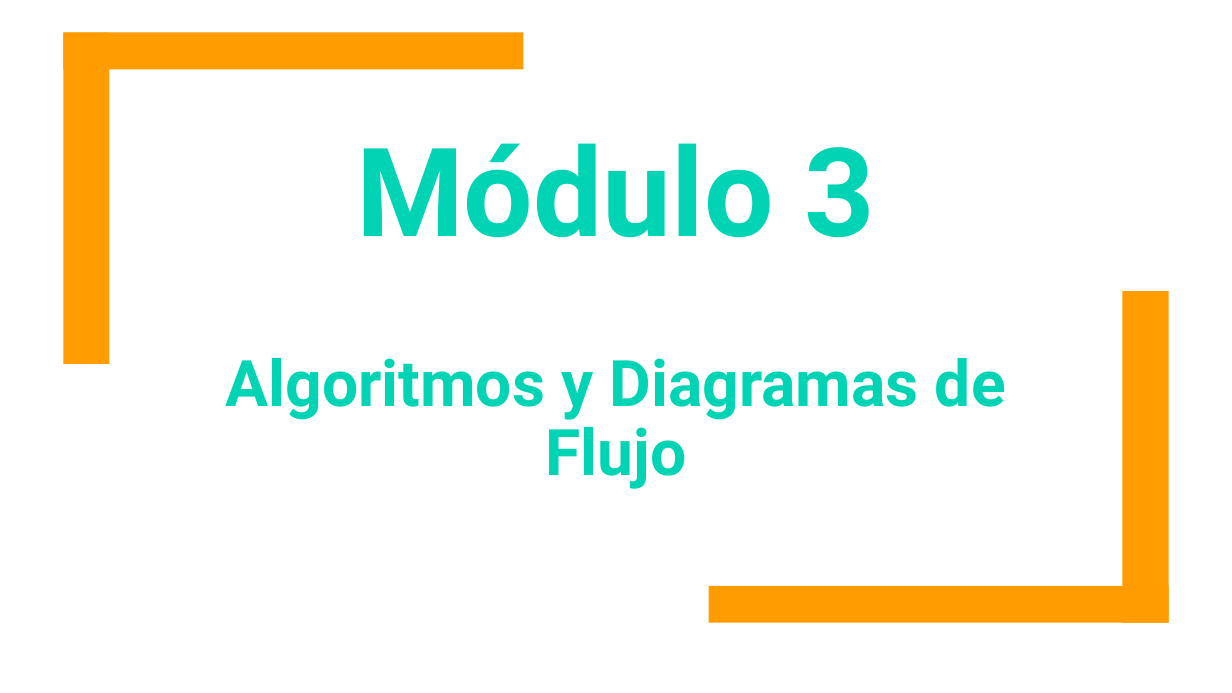
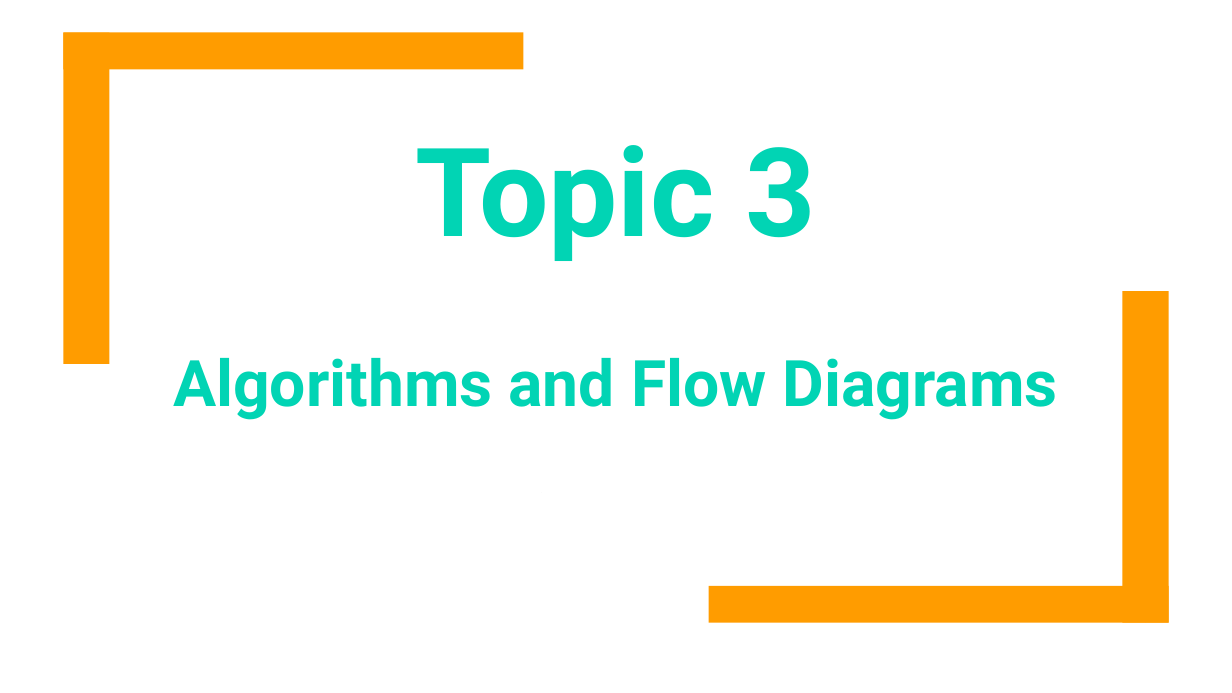
Before and after one commit to OMardil/CS1_2023_EN, a slide deck: slide 1 of MOD03-Algorithms/01 Presentacion/MOD3-Algoritmos_y_Diagramas.pptx. Drawn at 1232x693 pixels with LibreOffice and Linux fonts; fonts in the diff are those of the drawing. Boxes give left, top, right and bottom in pixels: in the first picture for what was removed or moved away, otherwise in the second. Text is boxed around its words. In the diff, an @@ line names an element or a change of style, - is before the commit and + after.

```diff
--- a/MOD03-Algorithms/01 Presentacion/MOD3-Algoritmos_y_Diagramas.pptx
+++ b/MOD03-Algorithms/01 Presentacion/MOD3-Algoritmos_y_Diagramas.pptx
@@ title at [415,145,817,261]: text changed @@
-Módulo 3
+Topic 3
@@ subtitle at [173,358,1058,420]: text changed @@
-Algoritmos y Diagramas de Flujo
+Algorithms and Flow Diagrams
```
Also in this commit, not shown: 2 other slides changed, 1 slide added, 1 slide removed, 3 other files.
